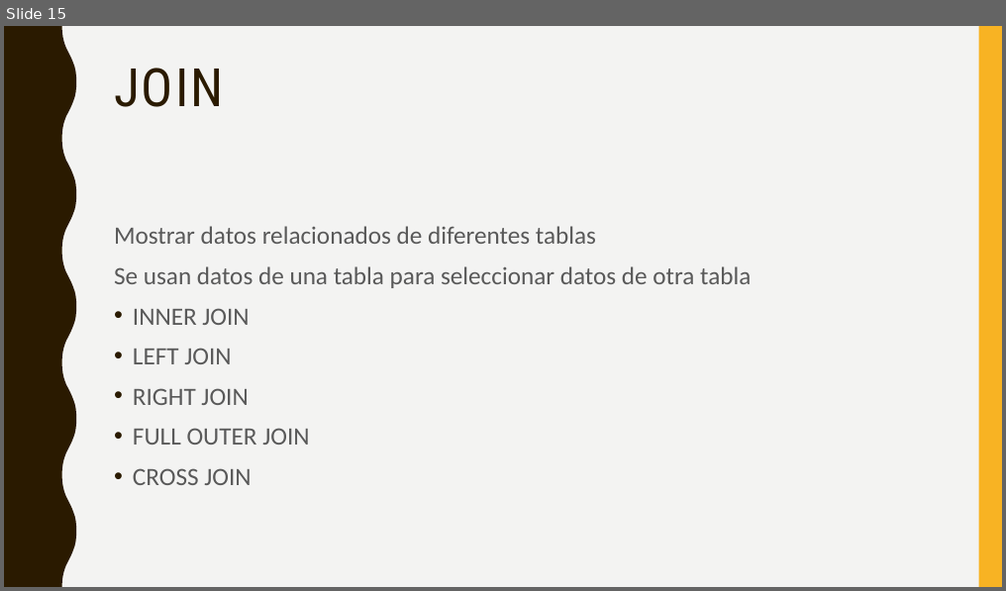
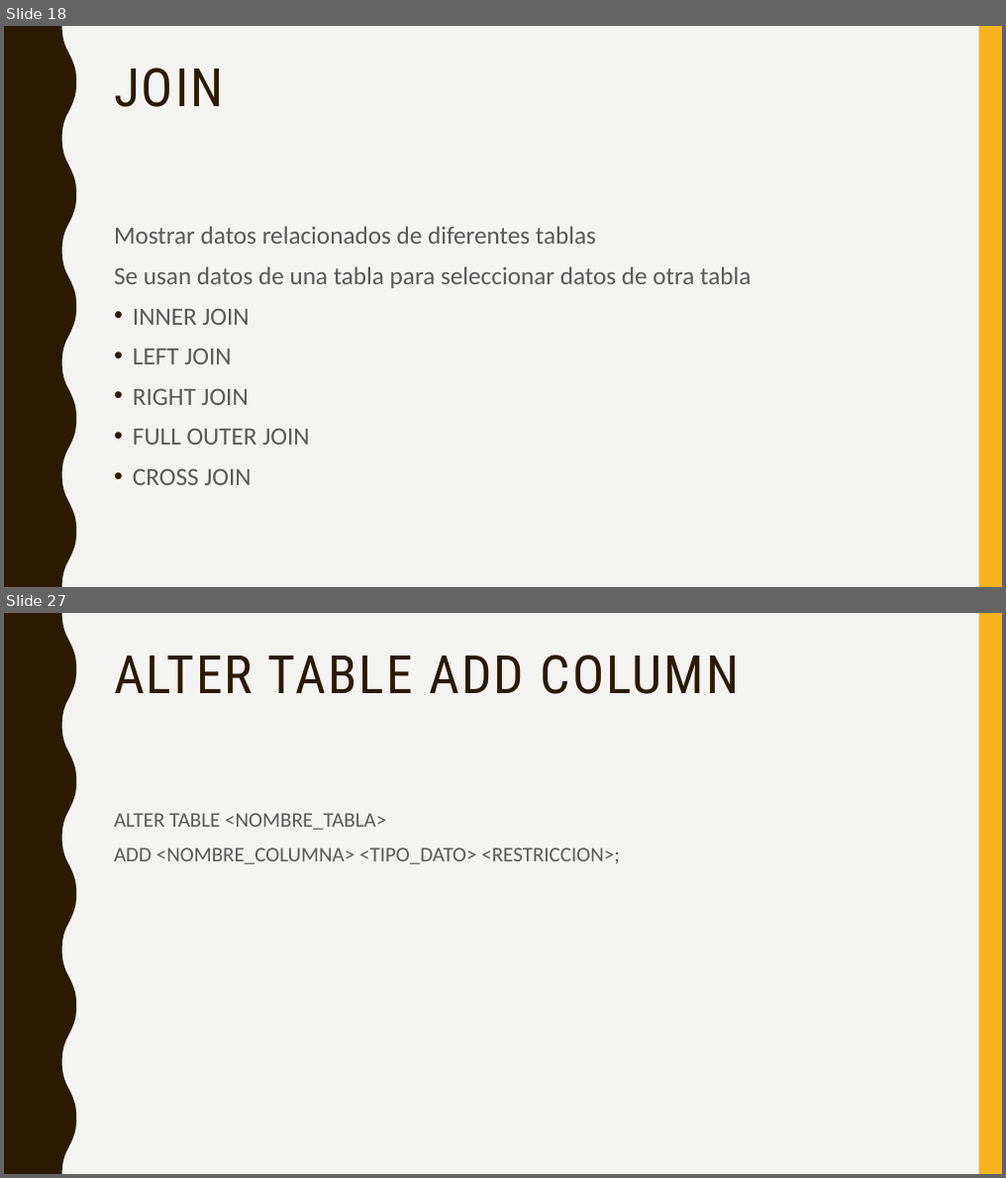
Before and after one commit to crisgon123/backend.tecsup3, a slide deck: Semana 7/Dia 2/Sql server.pptx. Shown one above the other, each under a label of ours: slide 15 before the commit, slides 18 and 27 after it; the slides between them are not shown. The pictures are 1006x591 and 1006x1178 pixels, drawn with LibreOffice and Linux fonts; fonts in the diff are those of the drawing. Boxes give left, top, right and bottom in pixels: in the first picture for what was removed or moved away, otherwise in the second. Text is boxed around its words. In the diff, an @@ line names an element or a change of style, - is before the commit and + after.

```diff
--- a/Semana 7/Dia 2/Sql server.pptx
+++ b/Semana 7/Dia 2/Sql server.pptx
@@ slide 27 added at (x1=4, y1=613, x2=1002, y2=1174), background #F3F3F2; not listed: 2 template elements that a slide beside it also shows @@
@@ title added at (x1=114, y1=655, x2=740, y2=694), 51 pt, text #2A1A00 @@
+ALTER TABLE ADD COLUMN
@@ text added at (x1=114, y1=813, x2=620, y2=864), 20 pt, text #595959 @@
+ALTER TABLE <NOMBRE_TABLA>
+ADD <NOMBRE_COLUMNA> <TIPO_DATO> <RESTRICCION>;
@@ what was slide 15 is now slide 18 @@
```
Also in this commit, not shown: 1 slide changed, 15 other slides added, 1 other file.
